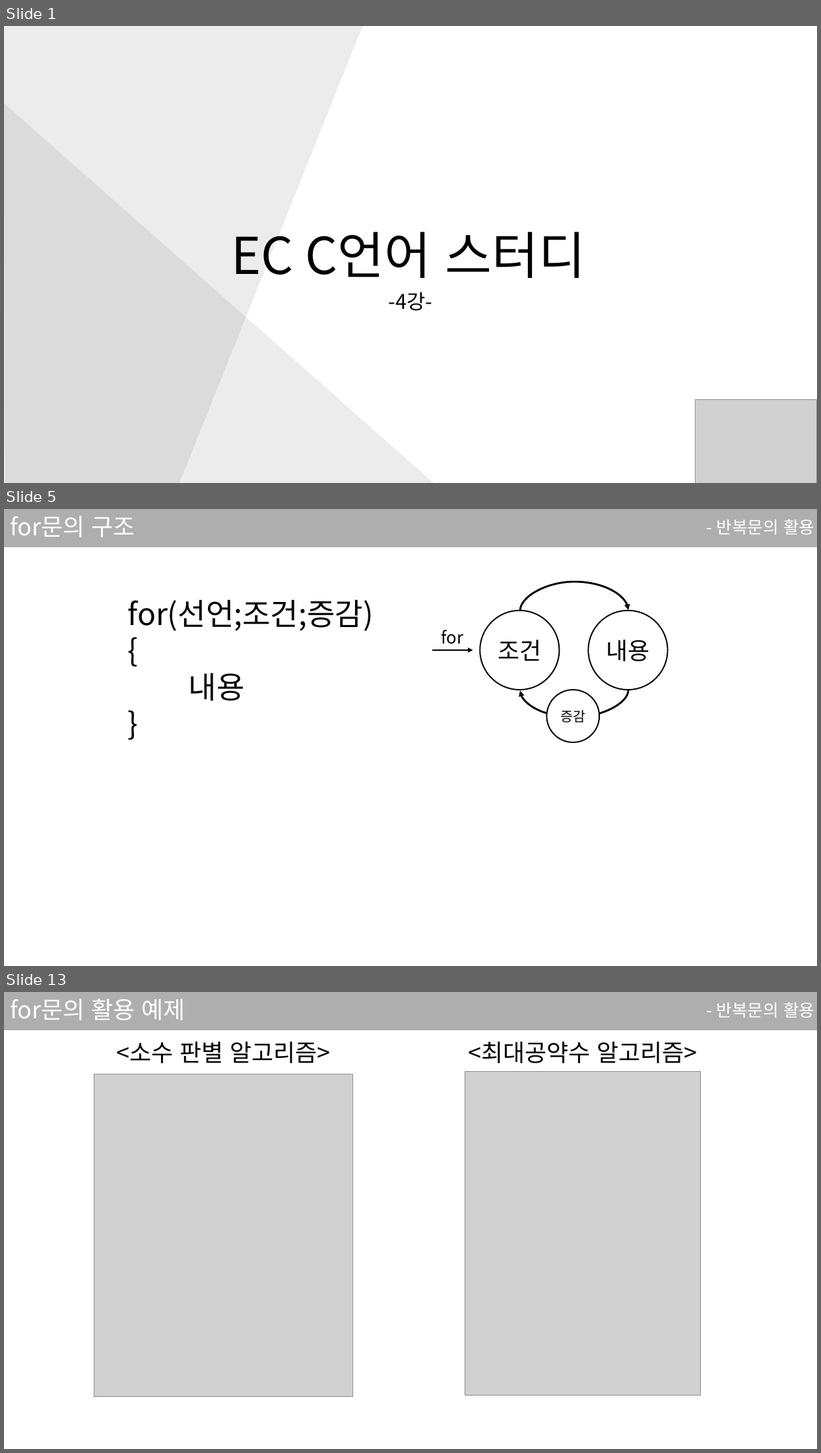
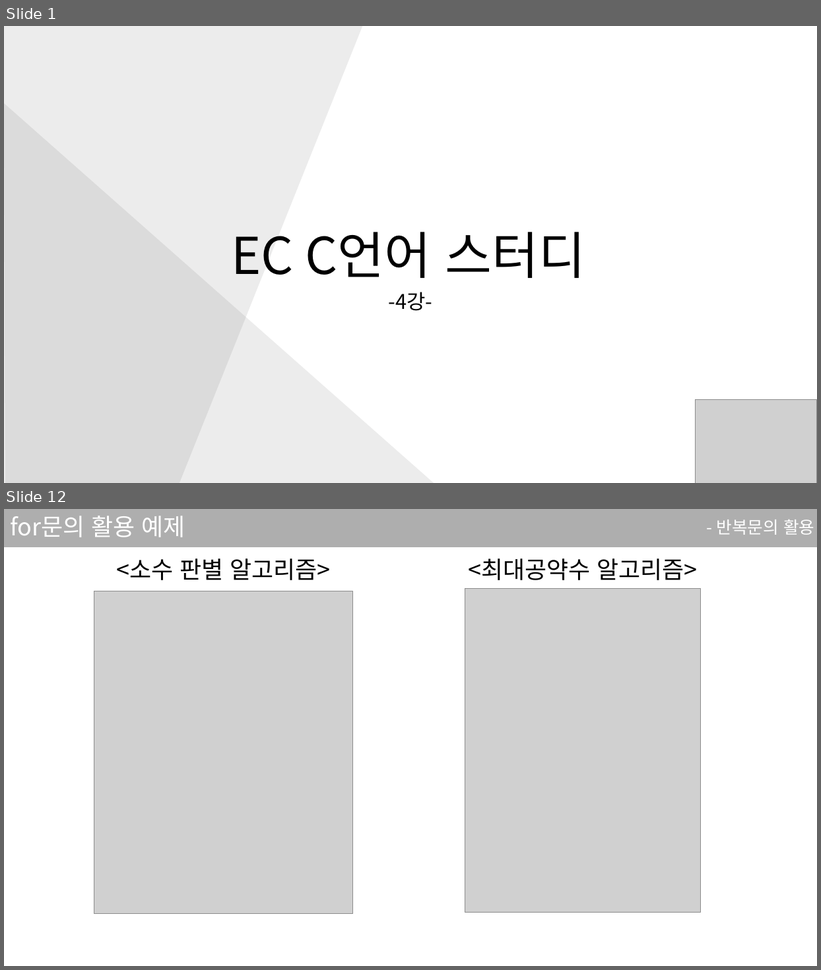
Before and after one commit to sjsjsj1246/EC_C_Language_Study, a slide deck: ppt/4강.pptx. Shown one above the other, each under a label of ours: slides 1, 5 and 13 before the commit, slides 1 and 12 after it; the slides between them are not shown. The pictures are 821x1453 and 821x970 pixels, drawn with LibreOffice and Linux fonts; fonts in the diff are those of the drawing; grey boxes stand for pictures; background and template pictures are left out. Boxes give left, top, right and bottom in pixels: in the first picture for what was removed or moved away, otherwise in the second. Text is boxed around its words. In the diff, an @@ line names an element or a change of style, - is before the commit and + after.

```diff
--- a/ppt/4강.pptx
+++ b/ppt/4강.pptx
@@ slide 5 removed at <box>4,509,817,966</box>, background #FFFFFF; not listed: 1 template element that a slide beside it also shows @@
@@ title removed at <box>10,516,135,537</box> @@
-for문의 구조
@@ text removed at <box>716,520,814,535</box> @@
-- 반복문의 활용
@@ curved arrow removed from (520, 611) to (628, 610) @@
@@ text removed at <box>128,599,374,701</box> @@
-for(선언;조건;증감)
-{
-내용
-}
@@ ellipse removed at <box>481,611,560,690</box> @@
-조건
@@ ellipse removed at <box>588,611,668,690</box> @@
-내용
@@ text removed at <box>442,630,464,644</box> @@
-for
@@ arrow removed from (432, 650) to (473, 650) @@
@@ curved arrow removed from (628, 690) to (520, 691) @@
@@ ellipse removed at <box>547,690,599,743</box> @@
-증감
@@ what was slide 13 is now slide 12 @@
```
Also in this commit, not shown: 2 slides changed, 10 slides added, 35 other slides removed, 1 other file.
